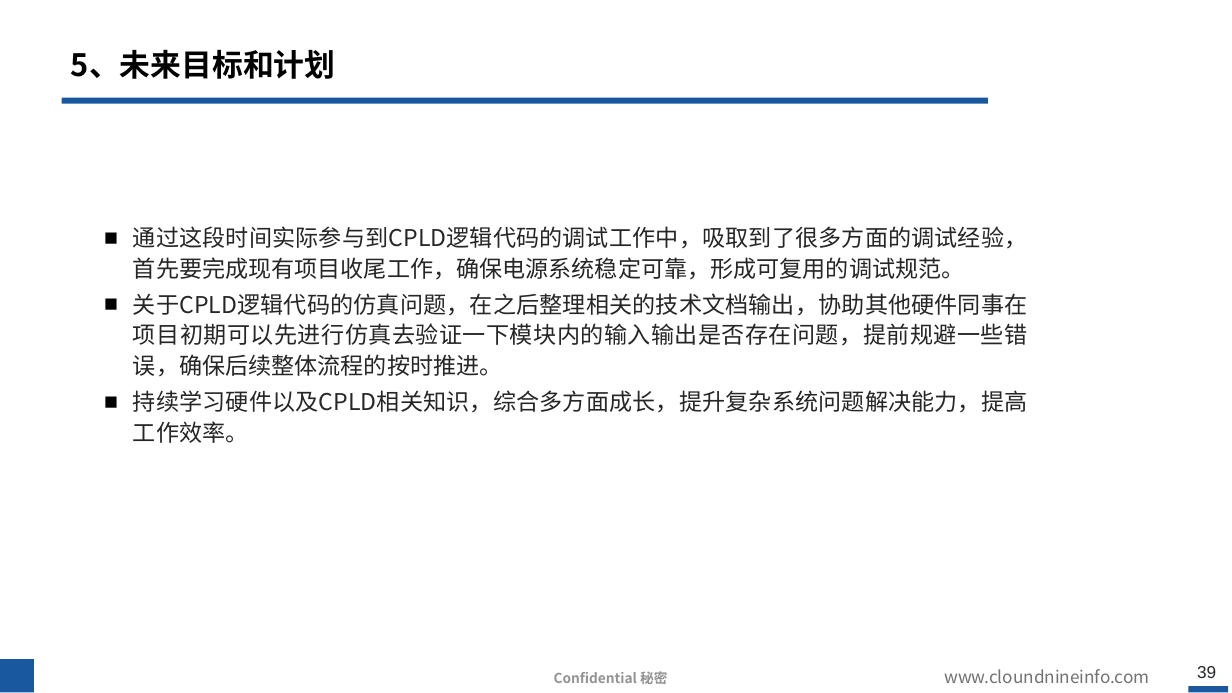
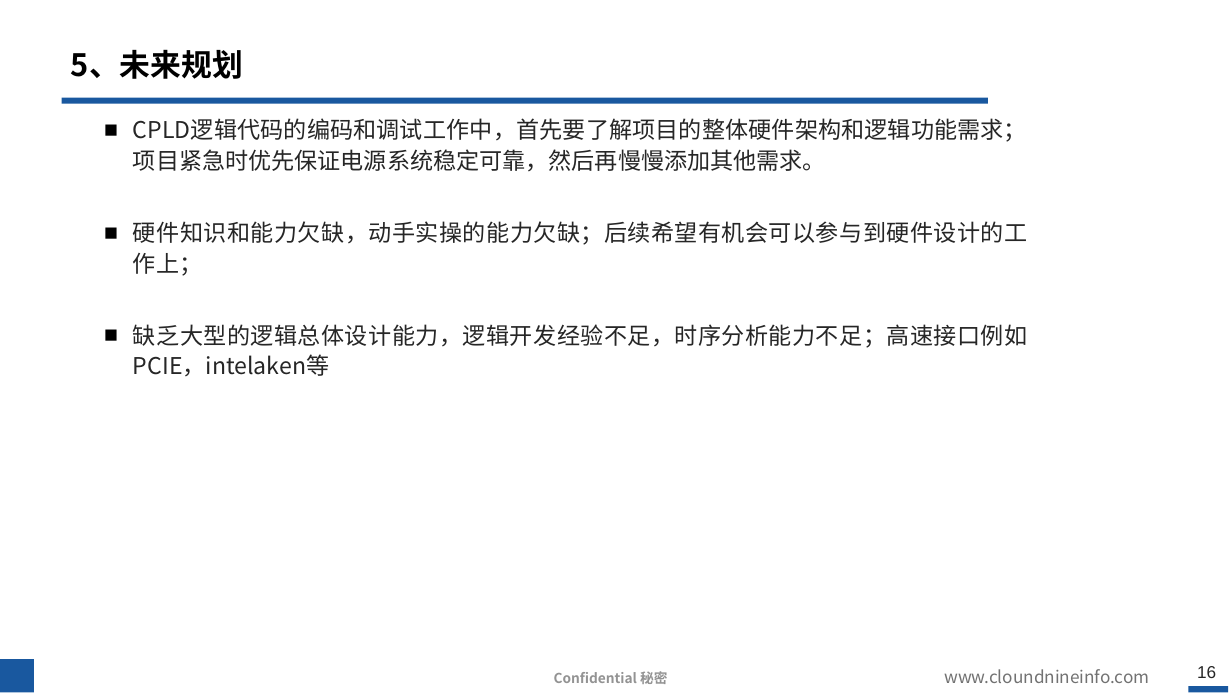
Before and after one commit to hahada-998/Tieta_code, a slide deck: slide 16 of 转正答辩.pptx (slide 39 before the commit). Drawn at 1232x693 pixels with LibreOffice and Linux fonts; fonts in the diff are those of the drawing; background and template pictures are left out. Boxes give left, top, right and bottom in pixels: in the first picture for what was removed or moved away, otherwise in the second. Text is boxed around its words. In the diff, an @@ line names an element or a change of style, - is before the commit and + after.

```diff
--- a/转正答辩.pptx
+++ b/转正答辩.pptx
@@ title at <box>71,49,243,79</box>: text changed @@
-5、未来目标和计划
+5、未来规划
@@ text at <box>133,118,1027,377</box>: text changed @@
-■ 通过这段时间实际参与到CPLD逻辑代码的调试工作中，吸取到了很多方面的调试经验，首先要完成现有项目收尾工作，确保电源系统稳定可靠，形成可复用的调试规范。
-■ 关于CPLD逻辑代码的仿真问题，在之后整理相关的技术文档输出，协助其他硬件同事在项目初期可以先进行仿真去验证一下模块内的输入输出是否存在问题，提前规避一些错误，确保后续整体流程的按时推进。
-■ 持续学习硬件以及CPLD相关知识，综合多方面成长，提升复杂系统问题解决能力，提高工作效率。
+■ CPLD逻辑代码的编码和调试工作中，首先要了解项目的整体硬件架构和逻辑功能需求；项目紧急时优先保证电源系统稳定可靠，然后再慢慢添加其他需求。
+■ 硬件知识和能力欠缺，动手实操的能力欠缺；后续希望有机会可以参与到硬件设计的工作上；
+■ 缺乏大型的逻辑总体设计能力，逻辑开发经验不足，时序分析能力不足；高速接口例如PCIE，intelaken等
@@ page number at <box>1197,666,1216,678</box>: text changed @@
-39
+16
```
Also in this commit, not shown: 7 other slides changed, 3 slides added, 26 slides removed, 2 other files.
